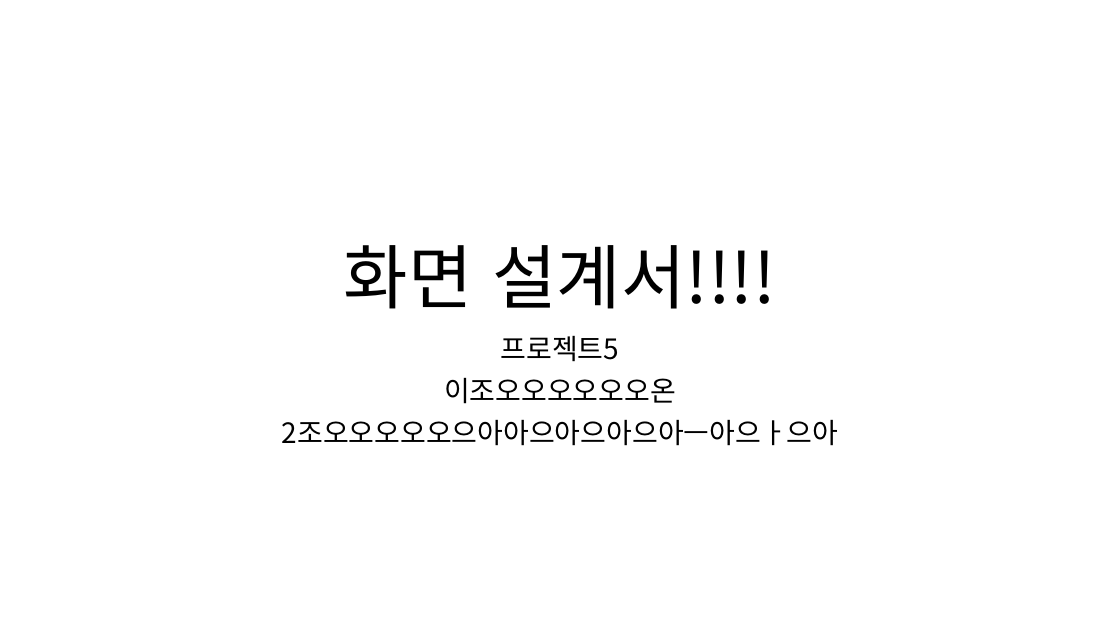
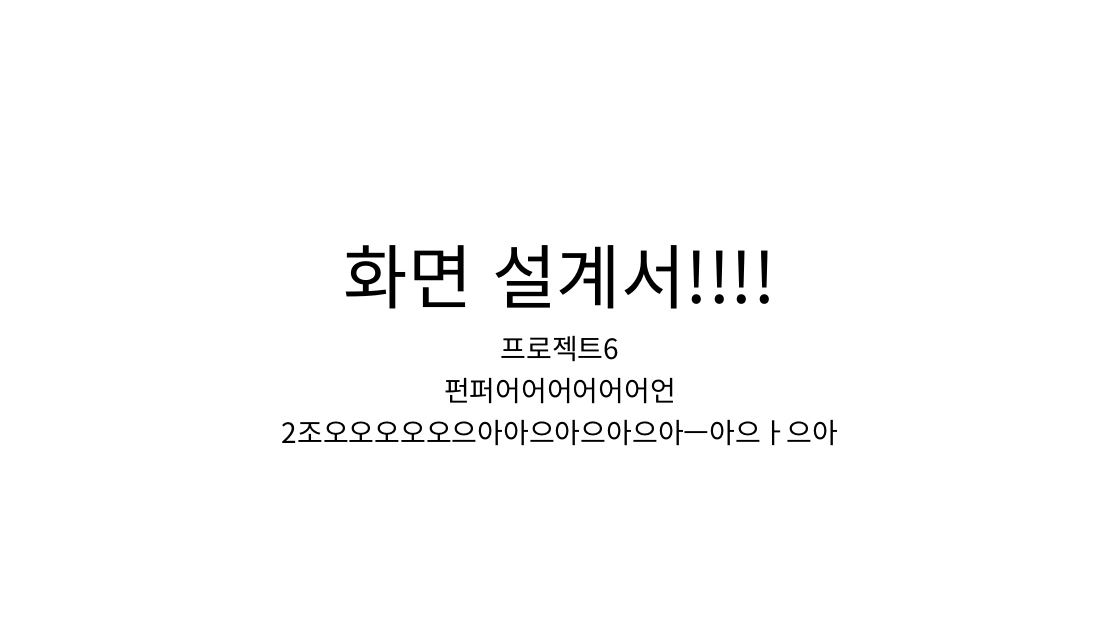
Before and after one commit to hhsw07/ezen-academy-projects, a slide deck: slide 1 of 0 발표용 파워포인트/0522 3차발표/0522 project06 - 파워포인트 - 현태.pptx. Drawn at 1120x630 pixels with LibreOffice and Linux fonts; fonts in the diff are those of the drawing. Boxes give left, top, right and bottom in pixels: in the first picture for what was removed or moved away, otherwise in the second. Text is boxed around its words. In the diff, an @@ line names an element or a change of style, - is before the commit and + after.

```diff
--- a/0 발표용 파워포인트/0522 3차발표/0522 project06 - 파워포인트 - 현태.pptx
+++ b/0 발표용 파워포인트/0522 3차발표/0522 project06 - 파워포인트 - 현태.pptx
@@ subtitle at <box>444,335,676,404</box>: text changed @@
-프로젝트5
-이조오오오오오오온
+프로젝트6
+펀퍼어어어어어어언
```
Also in this commit, not shown: 6 slides added, 2 other files.
